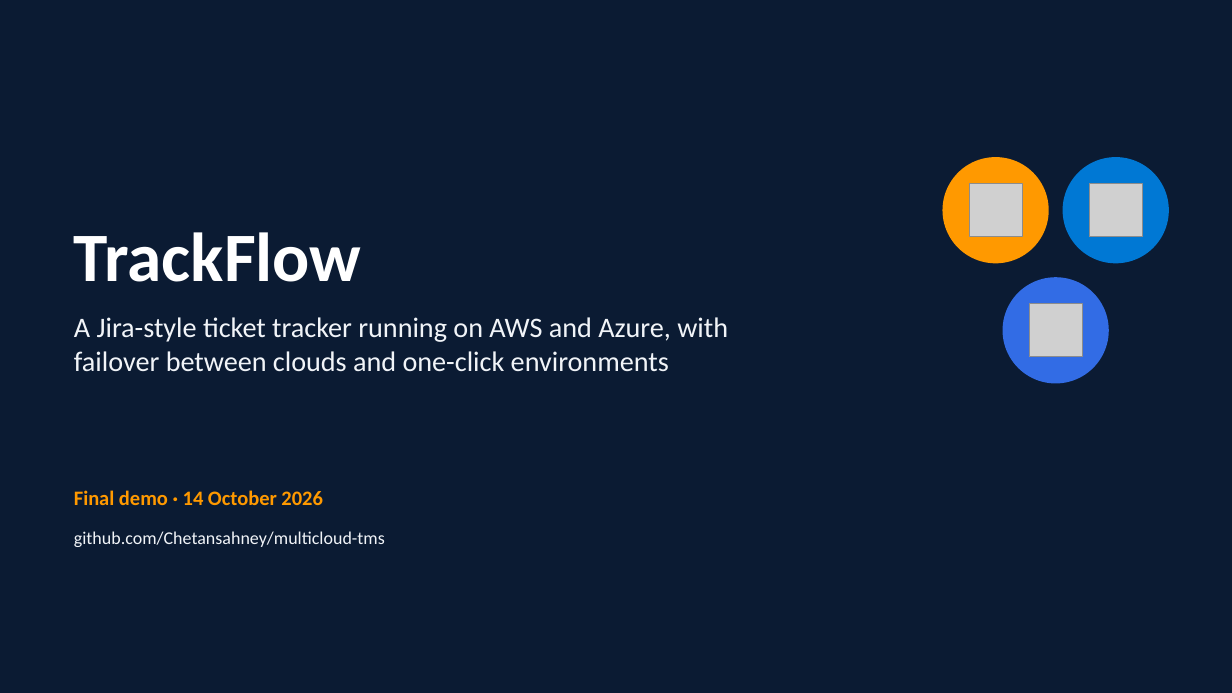
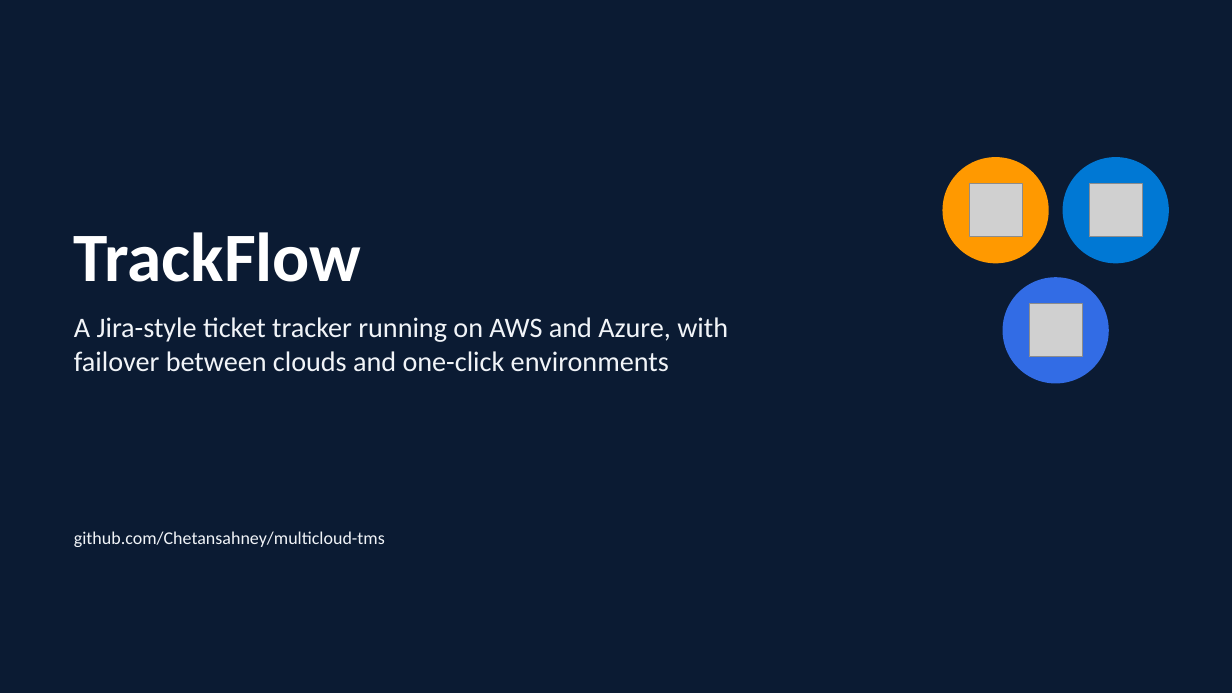
Before and after one commit to Chetansahney/multicloud-tms, a slide deck: slide 1 of docs/presentation/TrackFlow-Final-Demo.pptx. Drawn at 1232x693 pixels with LibreOffice and Linux fonts; fonts in the diff are those of the drawing; grey boxes stand for pictures. Boxes give left, top, right and bottom in pixels: in the first picture for what was removed or moved away, otherwise in the second. Text is boxed around its words. In the diff, an @@ line names an element or a change of style, - is before the commit and + after.

```diff
--- a/docs/presentation/TrackFlow-Final-Demo.pptx
+++ b/docs/presentation/TrackFlow-Final-Demo.pptx
@@ text removed at <box>74,490,322,505</box> @@
-Final demo · 14 October 2026
```
Also in this commit, not shown: 1 other slide changed, 4 other files.
